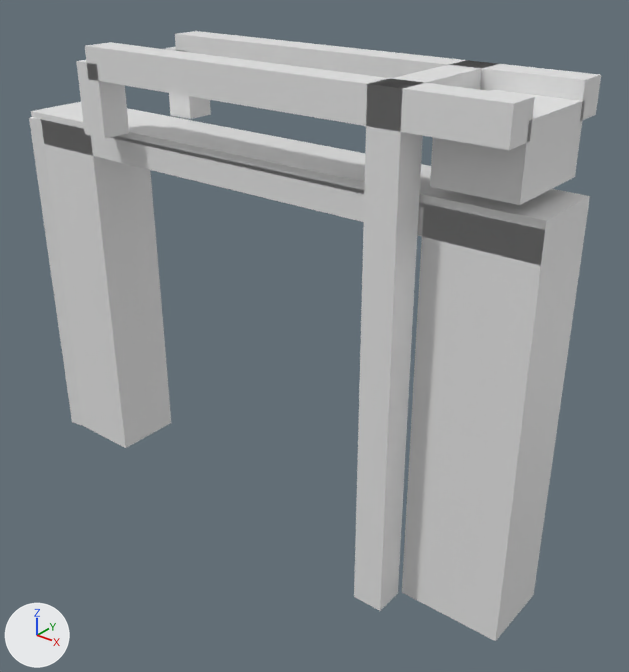
Two versions of the glTF model models/rotterdam/rotterdam-brug-fb70882b/rotterdam-brug-fb70882b.glb, one commit apart.
The view is the same before and after, from a 50 mm lens placed at (16.1, -17.8, 7.5), pointed at (1.4, 0.6, -3.8). The axes (+X, +Y, +Z) are drawn at lower left. The lights are the same throughout. The first picture is the older version.

Names of what the first picture shows: 'building:balans', 'building:balans 2', 'building:contragewicht', 'building:hamei', 'building:hamei 2', 'building:hangstang', 'building:hangstang 2', 'building:portaal', 'road:dek', 'road:landhoofd (aangenomen)', 'road:landhoofd (aangenomen) 2', 'road:voetpad'.
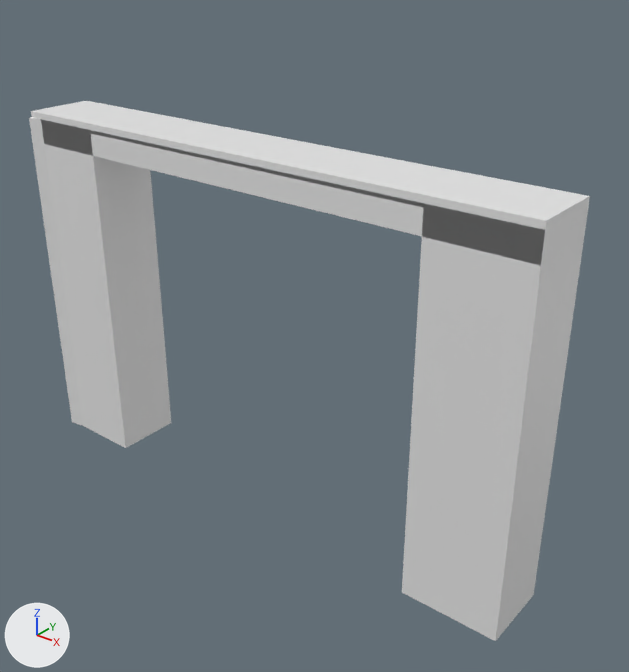
The change, as a diff of the scene's bpy script:
```diff
--- a/models/rotterdam/rotterdam-brug-fb70882b/rotterdam-brug-fb70882b.glb.py
+++ b/models/rotterdam/rotterdam-brug-fb70882b/rotterdam-brug-fb70882b.glb.py
@@ ob_building_hamei @@
-ob_building_hamei = bpy.data.objects.new('building:hamei', me_hamei)
-ob_building_hamei.location = (0.0, 0.0, 0.0)
@@ ob_building_hamei_2 @@
-ob_building_hamei_2 = bpy.data.objects.new('building:hamei 2', me_hamei_2)
-ob_building_hamei_2.location = (0.0, 0.0, 0.0)
@@ ob_building_portaal @@
-ob_building_portaal = bpy.data.objects.new('building:portaal', me_portaal)
-ob_building_portaal.location = (0.0, 0.0, 0.0)
@@ ob_building_balans @@
-ob_building_balans = bpy.data.objects.new('building:balans', me_balans)
-ob_building_balans.location = (0.0, 0.0, 0.0)
@@ ob_building_hangstang @@
-ob_building_hangstang = bpy.data.objects.new('building:hangstang', me_hangstang)
-ob_building_hangstang.location = (0.0, 0.0, 0.0)
@@ ob_building_balans_2 @@
-ob_building_balans_2 = bpy.data.objects.new('building:balans 2', me_balans_2)
-ob_building_balans_2.location = (0.0, 0.0, 0.0)
@@ ob_building_hangstang_2 @@
-ob_building_hangstang_2 = bpy.data.objects.new('building:hangstang 2', me_hangstang_2)
-ob_building_hangstang_2.location = (0.0, 0.0, 0.0)
@@ ob_building_contragewicht @@
-ob_building_contragewicht = bpy.data.objects.new('building:contragewicht', me_contragewicht)
-ob_building_contragewicht.location = (0.0, 0.0, 0.0)
```

What differs and where, as boxes (x1, y1, x2, y2) in the pictures (629 x 672 px):
'building:hamei 2', deleted: before (354, 78, 424, 611)
'building:balans 2', deleted: before (85, 42, 535, 150)
'building:contragewicht', deleted: before (430, 90, 585, 205)
'building:balans', deleted: before (175, 31, 601, 121)
'building:hangstang 2', deleted: before (76, 60, 129, 139)
'building:portaal', deleted: before (382, 63, 487, 90)
'building:hangstang', deleted: before (166, 47, 211, 119)
'building:hamei', deleted: before (454, 60, 496, 68)
